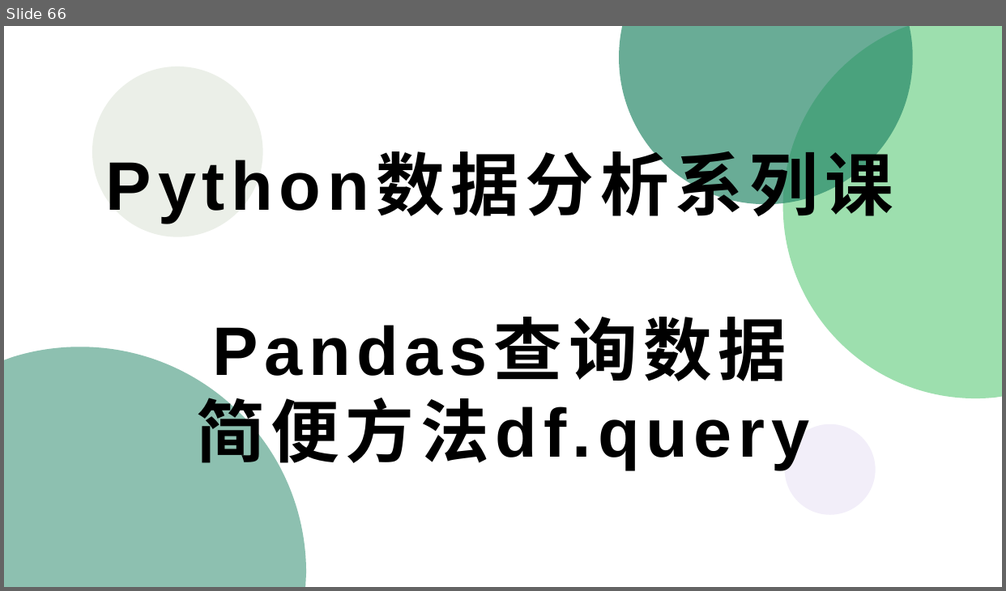
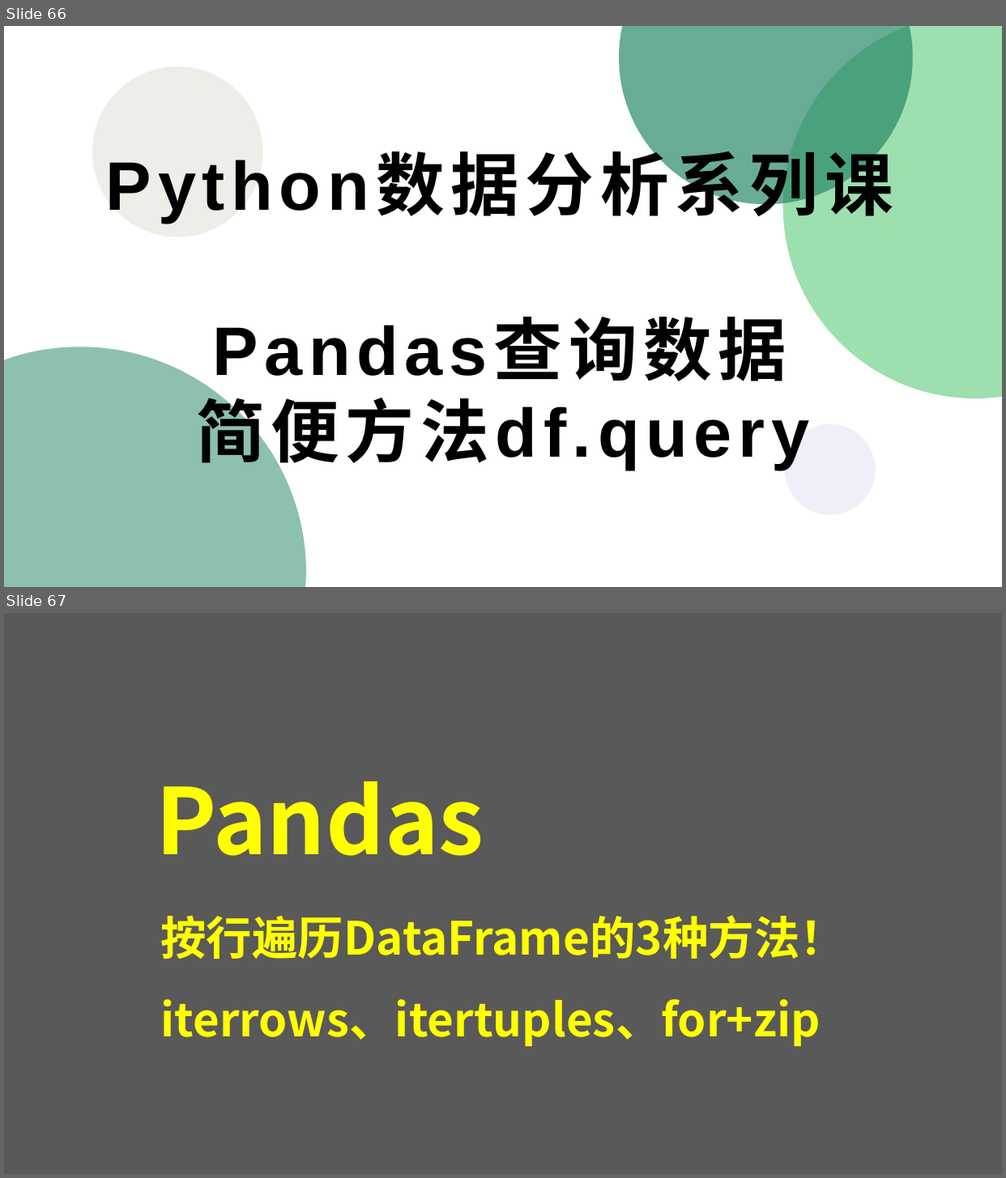
Before and after one commit to peiss/ant-learn-pandas, a slide deck: Python使用Pandas入门数据分析.pptx. Shown one above the other, each under a label of ours: slide 66 before the commit, slides 66 and 67 after it. The pictures are 1006x591 and 1006x1178 pixels, drawn with LibreOffice and Linux fonts; fonts in the diff are those of the drawing. Boxes give left, top, right and bottom in pixels: in the first picture for what was removed or moved away, otherwise in the second. Text is boxed around its words. In the diff, an @@ line names an element or a change of style, - is before the commit and + after.

```diff
--- a/Python使用Pandas入门数据分析.pptx
+++ b/Python使用Pandas入门数据分析.pptx
@@ slide 67 added at bbox=[4, 613, 1002, 1174], background #595959 @@
@@ text added at bbox=[155, 781, 484, 856], 88 pt, text #FFFF00, bold @@
+Pandas
@@ text added at bbox=[160, 915, 846, 1046], 44 pt, text #FFFF00, bold @@
+按行遍历DataFrame的3种方法！
+iterrows、itertuples、for+zip
```
Also in this commit, not shown: 1 slide changed, 2 slides removed.
